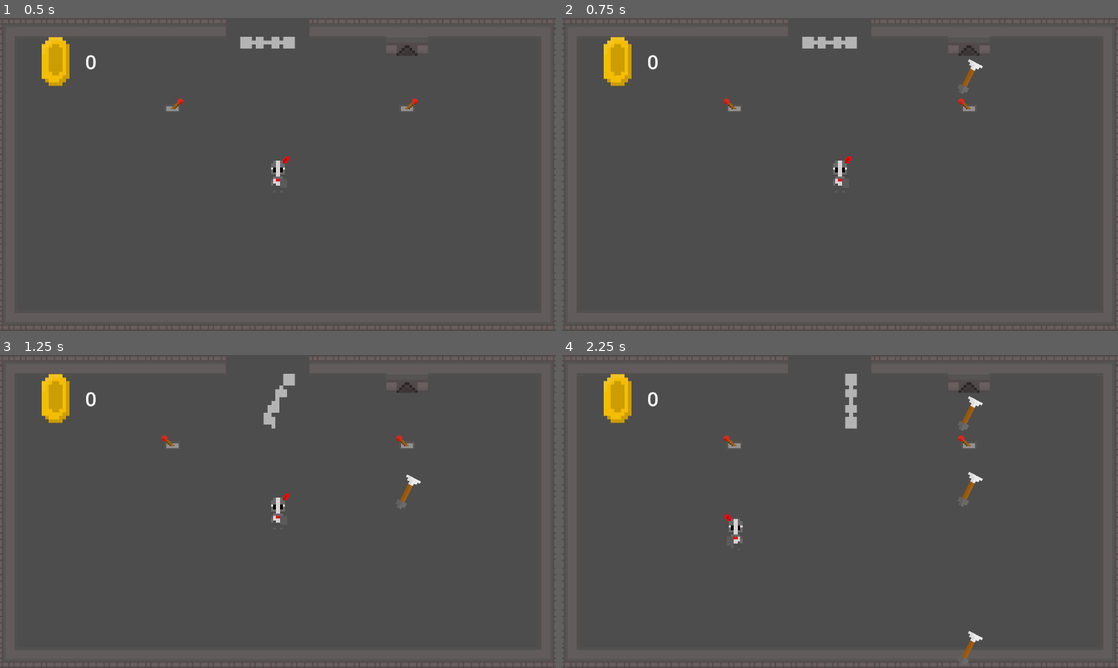
Above: before the commit, frames 1-4 (two rows, left to right).
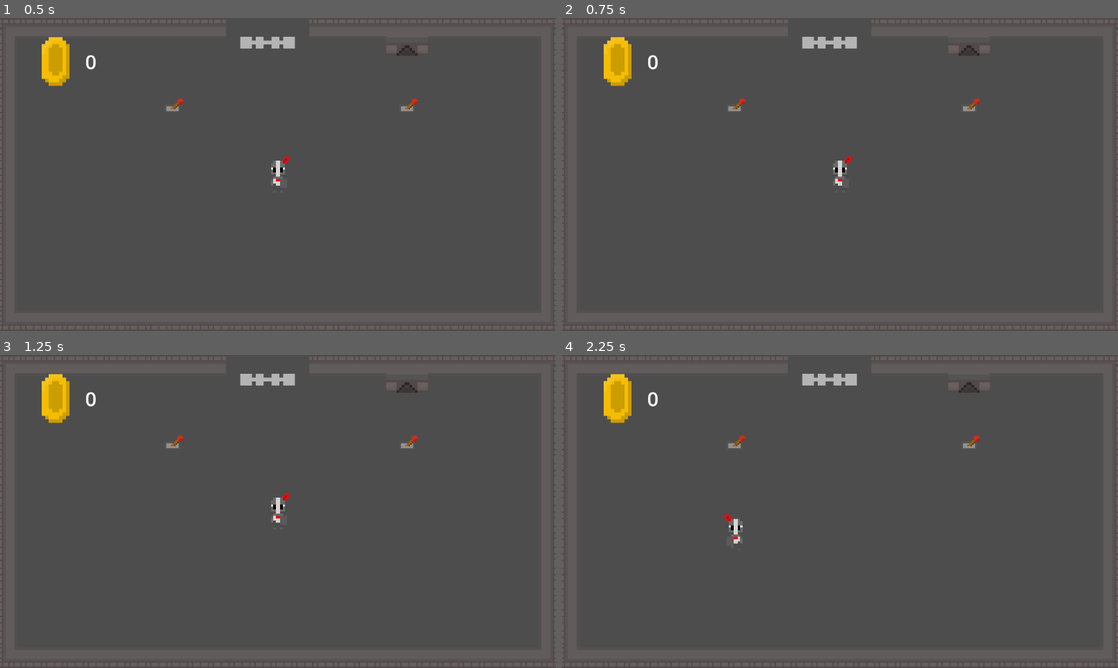
Above: after the commit, the same moments.

Repository: u-sernam-e/GameJam2025
Game: Godot game, scene res://Scenes/FinalLevels/level_1.tscn
Two runs of this game, one before a commit and one after it. Both use one fixed random seed, a clock stepped at 60 frames per second and the inputs below.
Inputs (mouse positions are in pixels of both pictures, inside the frame that each line leads up to):
- Up to frame 1 (0.5 s): no input
- Up to frame 2 (0.75 s): tap Enter at 0.5 s; move the mouse to (962, 158) at 0.52 s; hold Right (ui_right) from 0.53 s (still down); hold Middle mouse button (MiddleClick) from 0.53 s (still down)
- Up to frame 3 (1.25 s): keep holding Right (ui_right); keep holding Middle mouse button (MiddleClick)
- Up to frame 4 (2.25 s): move the mouse to (728, 527) at 1.27 s; release Right (ui_right) at 1.28 s; release Middle mouse button (MiddleClick) at 1.28 s; hold Left (ui_left) 1.28-2.03 s; click (728, 527) at 1.35 s; tap Middle mouse button (MiddleClick) at 1.55 s; move the mouse to (895, 442) at 2.02 s; hold Right (ui_right) from 2.03 s (still down); hold Middle mouse button (MiddleClick) from 2.03 s (still down)

Frame 1 is identical in both runs. In frame 2, 0.3% of the frame differs, in the area x 29-76%, y 13-30%; in frame 3, 0.7%; in frame 4, 1.0%, in the area x 29-76%, y 6-100%.

Commit message:
added pressure plate, switches

Diff:
--- a/Scenes/Level/crate.tscn
+++ b/Scenes/Level/crate.tscn
@@ -27,6 +27,9 @@
 
 [sub_resource type="RectangleShape2D" id="RectangleShape2D_14rxy"]
 size = Vector2(2, 2)
+
+[sub_resource type="RectangleShape2D" id="RectangleShape2D_colmj"]
+size = Vector2(4, 4)
 
 [node name="Crate" type="Node2D"]
 script = ExtResource("1_pxcwp")
@@ -108,3 +111,8 @@
 
 [node name="CollisionShape2D" type="CollisionShape2D" parent="CenterWaterArea"]
 shape = SubResource("RectangleShape2D_14rxy")
+
+[node name="CenterCollisionArea" type="Area2D" parent="." groups=["crate"]]
+
+[node name="CollisionShape2D" type="CollisionShape2D" parent="CenterCollisionArea"]
+shape = SubResource("RectangleShape2D_colmj")
--- /dev/null
+++ b/Scenes/Level/indented.tscn
@@ -0,0 +1,46 @@
+[gd_scene load_steps=4 format=3 uid="uid://3asxnl0hlaqj"]
+
+[ext_resource type="Texture2D" uid="uid://jdt56ojqp0sn" path="res://Assets/tilesheet.png" id="1_eibvc"]
+
+[sub_resource type="TileSetAtlasSource" id="TileSetAtlasSource_dhfpr"]
+texture = ExtResource("1_eibvc")
+0:4/0 = 0
+0:4/0/physics_layer_0/polygon_0/points = PackedVector2Array(-8, -8, 8, -8, 8, 8, -8, 8)
+1:4/0 = 0
+1:4/0/physics_layer_0/polygon_0/points = PackedVector2Array(-8, -8, 8, -8, 8, 8, -8, 8)
+1:5/0 = 0
+1:5/0/physics_layer_0/polygon_0/points = PackedVector2Array(-8, -8, 8, -8, 8, 8, -8, 8)
+2:5/0 = 0
+2:5/0/physics_layer_0/polygon_0/points = PackedVector2Array(-8, -8, 8, -8, 8, 8, -8, 8)
+2:6/0 = 0
+2:6/0/physics_layer_0/polygon_0/points = PackedVector2Array(-8, -8, 8, -8, 8, 8, -8, 8)
+1:6/0 = 0
+1:6/0/physics_layer_0/polygon_0/points = PackedVector2Array(-8, -8, 8, -8, 8, 8, -8, 8)
+0:6/0 = 0
+0:6/0/physics_layer_0/polygon_0/points = PackedVector2Array(-8, -8, 8, -8, 8, 8, -8, 8)
+0:5/0 = 0
+0:5/0/physics_layer_0/polygon_0/points = PackedVector2Array(-8, -8, 8, -8, 8, 8, -8, 8)
+2:4/0 = 0
+2:4/0/physics_layer_0/polygon_0/points = PackedVector2Array(-8, -8, 8, -8, 8, 8, -8, 8)
+3:2/0 = 0
+3:2/0/physics_layer_0/polygon_0/points = PackedVector2Array(-8, -8, 8, -8, 8, 8, -8, 8)
+3:1/0 = 0
+3:1/0/physics_layer_0/polygon_0/points = PackedVector2Array(-8, -8, 8, -8, 8, 8, -8, 8)
+3:0/0 = 0
+3:0/0/physics_layer_0/polygon_0/points = PackedVector2Array(-8, -8, 8, -8, 8, 8, -8, 8)
+4:0/0 = 0
+4:0/0/physics_layer_0/polygon_0/points = PackedVector2Array(-8, -8, 8, -8, 8, 8, -8, 8)
+5:0/0 = 0
+5:0/0/physics_layer_0/polygon_0/points = PackedVector2Array(-8, -8, 8, -8, 8, 8, -8, 8)
+5:1/0 = 0
+5:1/0/physics_layer_0/polygon_0/points = PackedVector2Array(-8, -8, 8, -8, 8, 8, -8, 8)
+4:1/0 = 0
+4:1/0/physics_layer_0/polygon_0/points = PackedVector2Array(-8, -8, 8, -8, 8, 8, -8, 8)
+
+[sub_resource type="TileSet" id="TileSet_at8is"]
+physics_layer_0/collision_layer = 16
+physics_layer_0/collision_mask = 16
+sources/0 = SubResource("TileSetAtlasSource_dhfpr")
+
+[node name="Indented" type="TileMapLayer"]
+tile_set = SubResource("TileSet_at8is")
--- a/Scenes/Level/main_level.tscn
+++ b/Scenes/Level/main_level.tscn
@@ -1,8 +1,10 @@
-[gd_scene load_steps=21 format=4 uid="uid://dnxodcd5ktrf1"]
+[gd_scene load_steps=22 format=4 uid="uid://dnxodcd5ktrf1"]
 
+[ext_resource type="PackedScene" uid="uid://ckhmqp2h52crw" path="res://Scenes/Level/spike_controller.tscn" id="1_7rary"]
 [ext_resource type="PackedScene" uid="uid://bcc54uppn3tjp" path="res://Scenes/Level/water.tscn" id="1_bvo12"]
 [ext_resource type="Texture2D" uid="uid://dskkpq3cc23gh" path="res://Assets/test_tileset.png" id="1_q2fht"]
 [ext_resource type="PackedScene" uid="uid://hlnchkq323gb" path="res://Scenes/Character/adventurer.tscn" id="2_ikcpc"]
+[ext_resource type="PackedScene" uid="uid://fnivhs3am7he" path="res://Scenes/Level/spikes.tscn" id="2_s3phw"]
 [ext_resource type="PackedScene" uid="uid://mmkjw62ixgvw" path="res://Scenes/Level/walls.tscn" id="2_vkpeg"]
 [ext_resource type="PackedScene" uid="uid://c87xae0g1qcfi" path="res://Scenes/Character/player.tscn" id="3_5erdv"]
 [ext_resource type="PackedScene" uid="uid://rb0jfe3dwrpi" path="res://Scenes/Level/test_item.tscn" id="4_qbrl8"]
@@ -15,16 +17,7 @@
 [ext_resource type="PackedScene" uid="uid://bi7tsl56nq7id" path="res://Scenes/Level/invisible_walls.tscn" id="13_ye8hn"]
 [ext_resource type="PackedScene" uid="uid://bcqod3lapx88c" path="res://Scenes/Level/room_transition.tscn" id="14_n03l5"]
 [ext_resource type="PackedScene" uid="uid://slsc1y3j36d5" path="res://Scenes/Level/arrrow.tscn" id="15_s8sdx"]
-
-[sub_resource type="TileSetAtlasSource" id="TileSetAtlasSource_236hc"]
-texture = ExtResource("1_q2fht")
-5:5/0 = 0
-5:5/0/physics_layer_0/polygon_0/points = PackedVector2Array(-8, -8, 8, -8, 8, 8, -8, 8)
-
-[sub_resource type="TileSet" id="TileSet_lwkuy"]
-physics_layer_0/collision_layer = 4
-physics_layer_0/collision_mask = 4
-sources/0 = SubResource("TileSetAtlasSource_236hc")
+[ext_resource type="PackedScene" uid="uid://33kq2goe7i07" path="res://Scenes/Level/multi_lever.tscn" id="17_7rary"]
 
 [sub_resource type="TileSetAtlasSource" id="TileSetAtlasSource_kh5xa"]
 texture = ExtResource("1_q2fht")
@@ -56,6 +49,12 @@
 
 [node name="MainLevel" type="Node2D"]
 
+[node name="SpikeController" parent="." node_paths=PackedStringArray("spikesTileMap") instance=ExtResource("1_7rary")]
+spikesTileMap = NodePath("../Spikes")
+
+[node name="Spikes" parent="." instance=ExtResource("2_s3phw")]
+tile_map_data = PackedByteArray("AAARAAgAAAAAAAAAAAARAAkAAAAAAAAAAAARAAoAAAAAAAAAAAARAAsAAAAAAAAAAAAVAAgAAAADAAAAAAAVAAkAAAADAAAAAAAVAAoAAAADAAAAAAAVAAsAAAADAAAAAAA=")
+
 [node name="InvisibleWalls" parent="." node_paths=PackedStringArray("wallTile") instance=ExtResource("13_ye8hn")]
 tile_map_data = PackedByteArray("AAAOAAIAAAAAAAAAAAAPAAIAAAAAAAAAAAAPAAAAAAAAAAAAAAAOAAAAAAAAAAAAAAANAAAAAAAAAAAAAAANAAEAAAAAAAAAAAA=")
 collision_enabled = false
@@ -75,16 +74,9 @@
 [node name="TestItem" parent="." instance=ExtResource("4_qbrl8")]
 position = Vector2(344, 40)
 
-[node name="Gate" parent="." instance=ExtResource("5_236hc")]
-position = Vector2(248, 24)
-
 [node name="Lever" parent="." node_paths=PackedStringArray("itemToActivate") instance=ExtResource("6_236hc")]
 position = Vector2(304, 40)
-itemToActivate = NodePath("../Gate")
-
-[node name="Spikes" type="TileMapLayer" parent="."]
-tile_map_data = PackedByteArray("AAAEAAsAAAAFAAUAAAAFAAsAAAAFAAUAAAAGAAsAAAAFAAUAAAA=")
-tile_set = SubResource("TileSet_lwkuy")
+itemToActivate = NodePath("../SpikeController")
 
 [node name="Camera" parent="." instance=ExtResource("7_74wln")]
 position = Vector2(256, 144)
@@ -109,7 +101,6 @@
 position = Vector2(136, 144)
 scale = Vector2(0.3, 0.3)
 player_node = NodePath("../Player")
-character_type = "Adventurer"
 tilemap_layer_node = NodePath("../Walls")
 visual_path_line2D = NodePath("../Line2D")
 
@@ -120,9 +111,14 @@
 position = Vector2(0, 136)
 shape = SubResource("RectangleShape2D_s8sdx")
 
-[node name="Gate2" parent="." node_paths=PackedStringArray("wallTile") instance=ExtResource("5_236hc")]
-position = Vector2(184, 96)
-wallTile = NodePath("../Walls")
-
 [node name="Arrrow" parent="." instance=ExtResource("15_s8sdx")]
 position = Vector2(8, 216)
+
+[node name="MultiLever" parent="." node_paths=PackedStringArray("itemToActivate1", "itemToActivate2") instance=ExtResource("17_7rary")]
+position = Vector2(224, 152)
+itemToActivate1 = NodePath("../SpikeController")
+itemToActivate2 = NodePath("../Gate")
+
+[node name="Gate" parent="." node_paths=PackedStringArray("wallTile") instance=ExtResource("5_236hc")]
+position = Vector2(176, 104)
+wallTile = NodePath("../Walls")
--- /dev/null
+++ b/Scenes/Level/multi_lever.tscn
@@ -0,0 +1,29 @@
+[gd_scene load_steps=4 format=3 uid="uid://33kq2goe7i07"]
+
+[ext_resource type="Script" uid="uid://btp4vif6dj0uq" path="res://Scripts/Level/multi_lever.gd" id="1_bj8ga"]
+[ext_resource type="Texture2D" uid="uid://d3bs23wkvs8qk" path="res://Assets/lever.png" id="2_ico75"]
+
+[sub_resource type="RectangleShape2D" id="RectangleShape2D_ppyta"]
+size = Vector2(16, 16)
+
+[node name="MultiLever" type="Area2D"]
+scale = Vector2(1.2, 1.2)
+collision_layer = 2
+collision_mask = 2
+script = ExtResource("1_bj8ga")
+
+[node name="CollisionShape2D" type="CollisionShape2D" parent="."]
+shape = SubResource("RectangleShape2D_ppyta")
+
+[node name="On" type="Sprite2D" parent="."]
+texture_filter = 1
+texture = ExtResource("2_ico75")
+region_enabled = true
+region_rect = Rect2(0, 0, 16, 16)
+
+[node name="Off" type="Sprite2D" parent="."]
+visible = false
+texture_filter = 1
+texture = ExtResource("2_ico75")
+region_enabled = true
+region_rect = Rect2(16, 0, 16, 16)
--- /dev/null
+++ b/Scenes/Level/pressure_plate.tscn
@@ -0,0 +1,22 @@
+[gd_scene load_steps=4 format=3 uid="uid://bq3ab2l5216m5"]
+
+[ext_resource type="Script" uid="uid://d1lhpwllr4qoe" path="res://Scripts/Level/pressure_plate.gd" id="1_ijmyy"]
+[ext_resource type="Texture2D" uid="uid://xbdypwredwjx" path="res://Assets/pressure_plate.png" id="2_2ps6w"]
+
+[sub_resource type="RectangleShape2D" id="RectangleShape2D_35jij"]
+size = Vector2(16, 16)
+
+[node name="PressurePlate" type="Area2D"]
+collision_layer = 0
+collision_mask = 3
+script = ExtResource("1_ijmyy")
+
+[node name="Sprite2D" type="Sprite2D" parent="."]
+texture = ExtResource("2_2ps6w")
+hframes = 4
+
+[node name="CollisionShape2D" type="CollisionShape2D" parent="."]
+shape = SubResource("RectangleShape2D_35jij")
+
+[connection signal="area_entered" from="." to="." method="_on_area_entered"]
+[connection signal="area_exited" from="." to="." method="_on_area_exited"]
--- /dev/null
+++ b/Scenes/Level/spike_controller.tscn
@@ -0,0 +1,6 @@
+[gd_scene load_steps=2 format=3 uid="uid://ckhmqp2h52crw"]
+
+[ext_resource type="Script" uid="uid://dwmc2hlkdjahi" path="res://Scripts/Level/spike_controller.gd" id="1_x75ws"]
+
+[node name="SpikeController" type="Node2D"]
+script = ExtResource("1_x75ws")
--- /dev/null
+++ b/Scenes/Level/spikes.tscn
@@ -0,0 +1,17 @@
+[gd_scene load_steps=4 format=3 uid="uid://fnivhs3am7he"]
+
+[ext_resource type="Texture2D" uid="uid://ct8j5inlx5qtb" path="res://Assets/spike_grid.png" id="1_21twr"]
+
+[sub_resource type="TileSetAtlasSource" id="TileSetAtlasSource_1iqxt"]
+texture = ExtResource("1_21twr")
+0:0/0 = 0
+3:0/0 = 0
+3:0/0/physics_layer_0/polygon_0/points = PackedVector2Array(-8, -8, 8, -8, 8, 8, -8, 8)
+
+[sub_resource type="TileSet" id="TileSet_mbm1u"]
+physics_layer_0/collision_layer = 4
+physics_layer_0/collision_mask = 4
+sources/0 = SubResource("TileSetAtlasSource_1iqxt")
+
+[node name="Spikes" type="TileMapLayer"]
+tile_set = SubResource("TileSet_mbm1u")
--- a/Scripts/Level/lever.gd
+++ b/Scripts/Level/lever.gd
@@ -10,7 +10,3 @@
 
 	onSprite.visible = !onSprite.visible
 	offSprite.visible = !offSprite.visible
-
-func _input(event: InputEvent) -> void:
-	if event.is_action_pressed("MiddleClick"):
-		activate()
--- /dev/null
+++ b/Scripts/Level/multi_lever.gd
@@ -0,0 +1,19 @@
+extends CharacterActivateable
+
+@export var itemToActivate1 : BlockActivateable
+@export var itemToActivate2 : BlockActivateable
+@export var itemToActivate3 : BlockActivateable
+
+@onready var onSprite = $On
+@onready var offSprite = $Off
+
+func activate():
+	if itemToActivate1:
+		itemToActivate1.activate()
+	if itemToActivate2:
+		itemToActivate2.activate()
+	if itemToActivate3:
+		itemToActivate3.activate()
+
+	onSprite.visible = !onSprite.visible
+	offSprite.visible = !offSprite.visible
--- /dev/null
+++ b/Scripts/Level/pressure_plate.gd
@@ -0,0 +1,15 @@
+extends Area2D
+
+@export var itemToActivate : BlockActivateable
+
+@onready var sprite = $Sprite2D
+
+func _on_area_entered(area: Area2D) -> void:
+	if area.is_in_group("character") or area.is_in_group("crate"):
+		itemToActivate.activate()
+		sprite.frame = 1
+
+func _on_area_exited(area: Area2D) -> void:
+	if area.is_in_group("character") or area.is_in_group("crate"):
+		itemToActivate.activate()
+		sprite.frame = 0
--- /dev/null
+++ b/Scripts/Level/spike_controller.gd
@@ -0,0 +1,10 @@
+extends BlockActivateable
+
+@export var spikesTileMap : TileMapLayer
+
+func activate():
+	for coords in spikesTileMap.get_used_cells():
+		if spikesTileMap.get_cell_atlas_coords(coords) == Vector2i(0, 0):
+			spikesTileMap.set_cell(coords, 0, Vector2i(3, 0))
+		else:
+			spikesTileMap.set_cell(coords, 0, Vector2i(0, 0))
--- a/project.godot
+++ b/project.godot
@@ -41,6 +41,7 @@
 character=""
 walls=""
 arrow=""
+crate=""
 
 [input]
 
Not shown: 1 places in Scenes/Level/crate.tscn that only renumber resources
Not shown, added: Scripts/Level/multi_lever.gd.uid
Not shown, added: Scripts/Level/pressure_plate.gd.uid
Not shown, added: Scripts/Level/spike_controller.gd.uid
